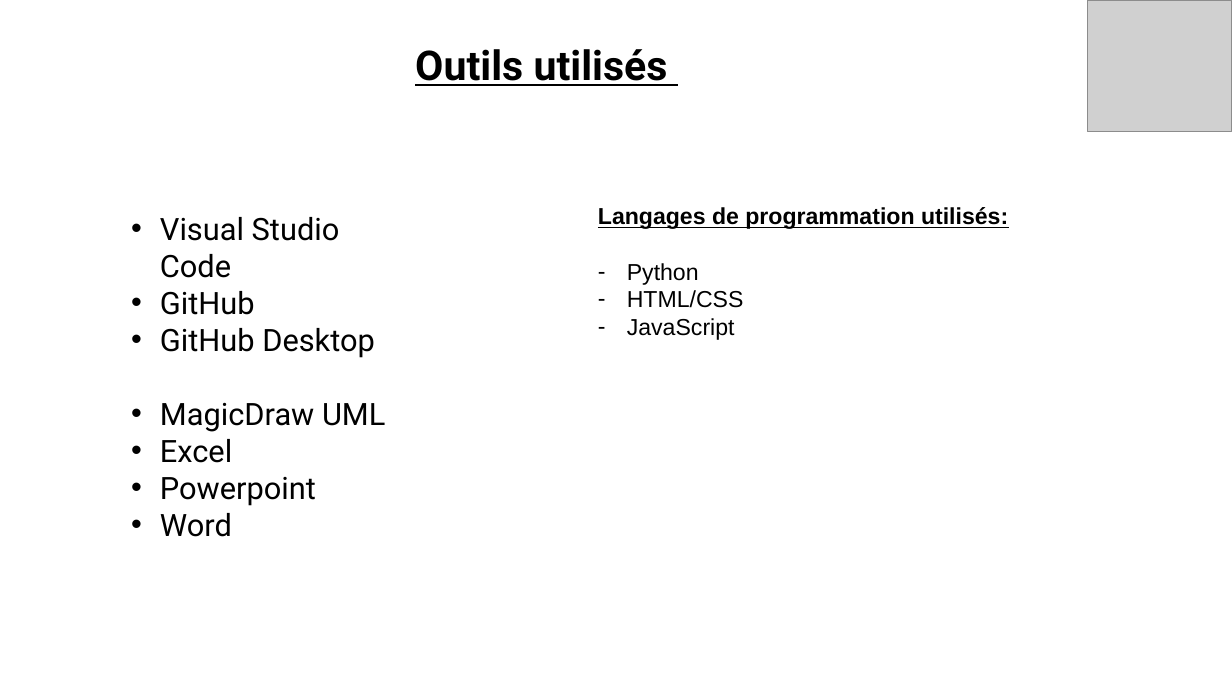
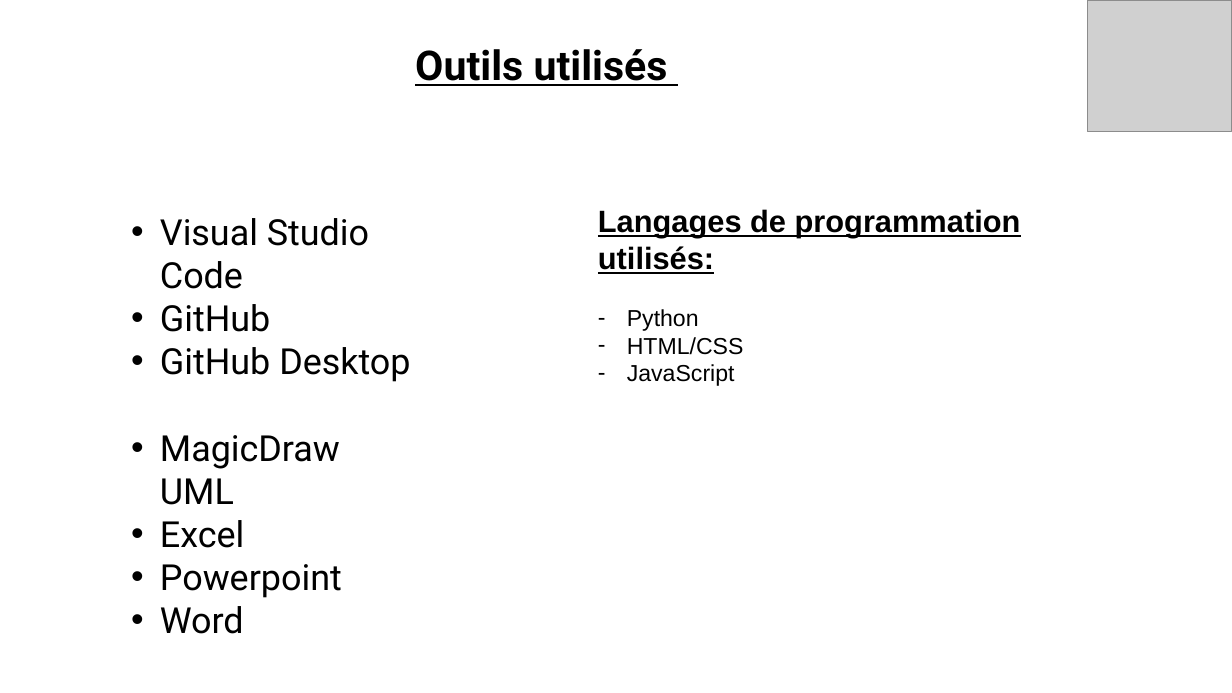
Before and after one commit to vento11b/mini-projet2, a slide deck: slide 7 of Présentation/TOKI.pptx. Drawn at 1232x693 pixels with LibreOffice and Linux fonts; fonts in the diff are those of the drawing; grey boxes stand for pictures. Boxes give left, top, right and bottom in pixels: in the first picture for what was removed or moved away, otherwise in the second. Text is boxed around its words. In the diff, an @@ line names an element or a change of style, - is before the commit and + after.

```diff
--- a/Présentation/TOKI.pptx
+++ b/Présentation/TOKI.pptx
@@ text "Visual Studio Code" at [160, 218, 410, 634]: size 24 to 28 pt @@
@@ text at [598, 209, 1021, 274]: size 18 to 24 pt in "Langages de programmation utilisés:" @@
```
Also in this commit, not shown: 10 other slides changed.
